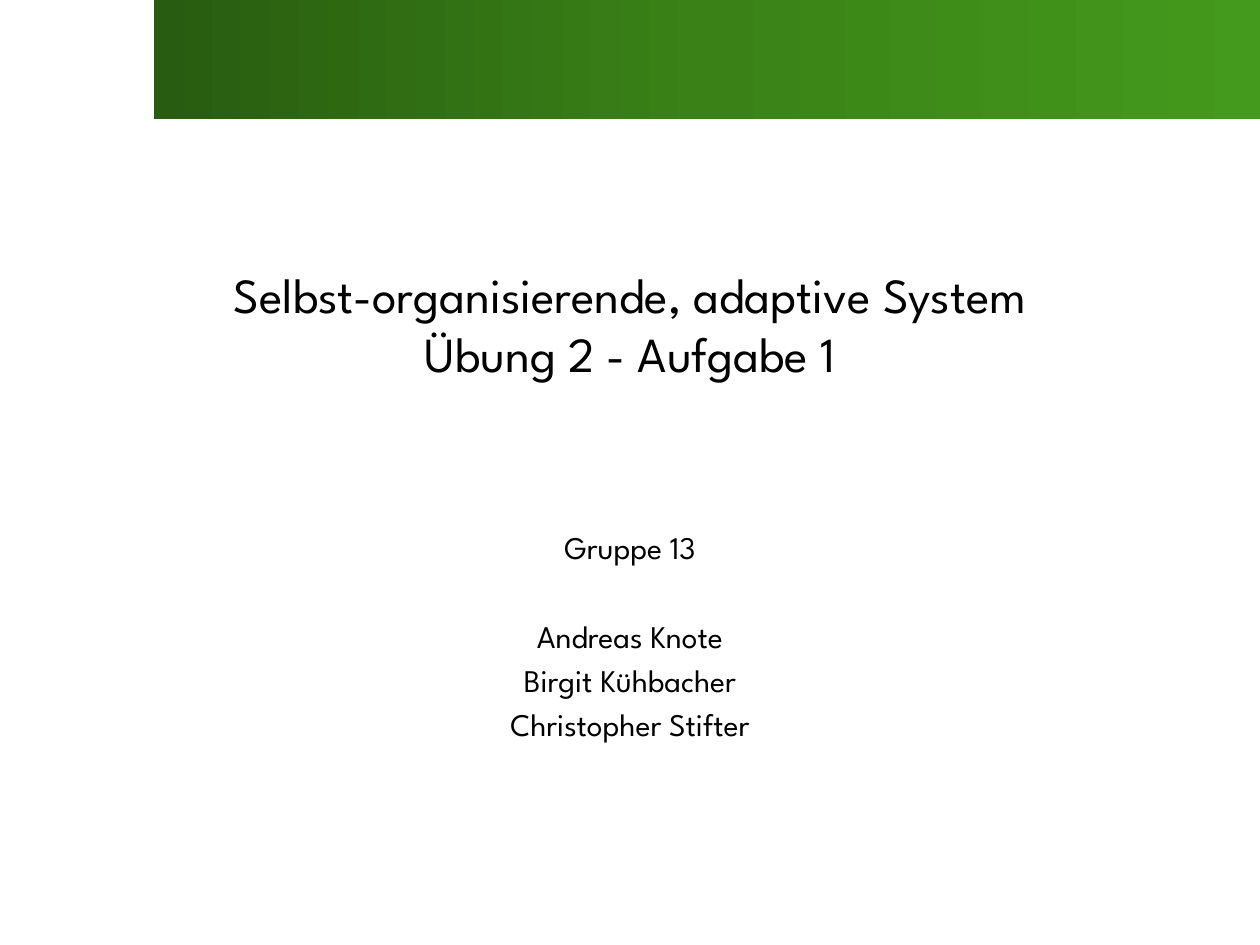
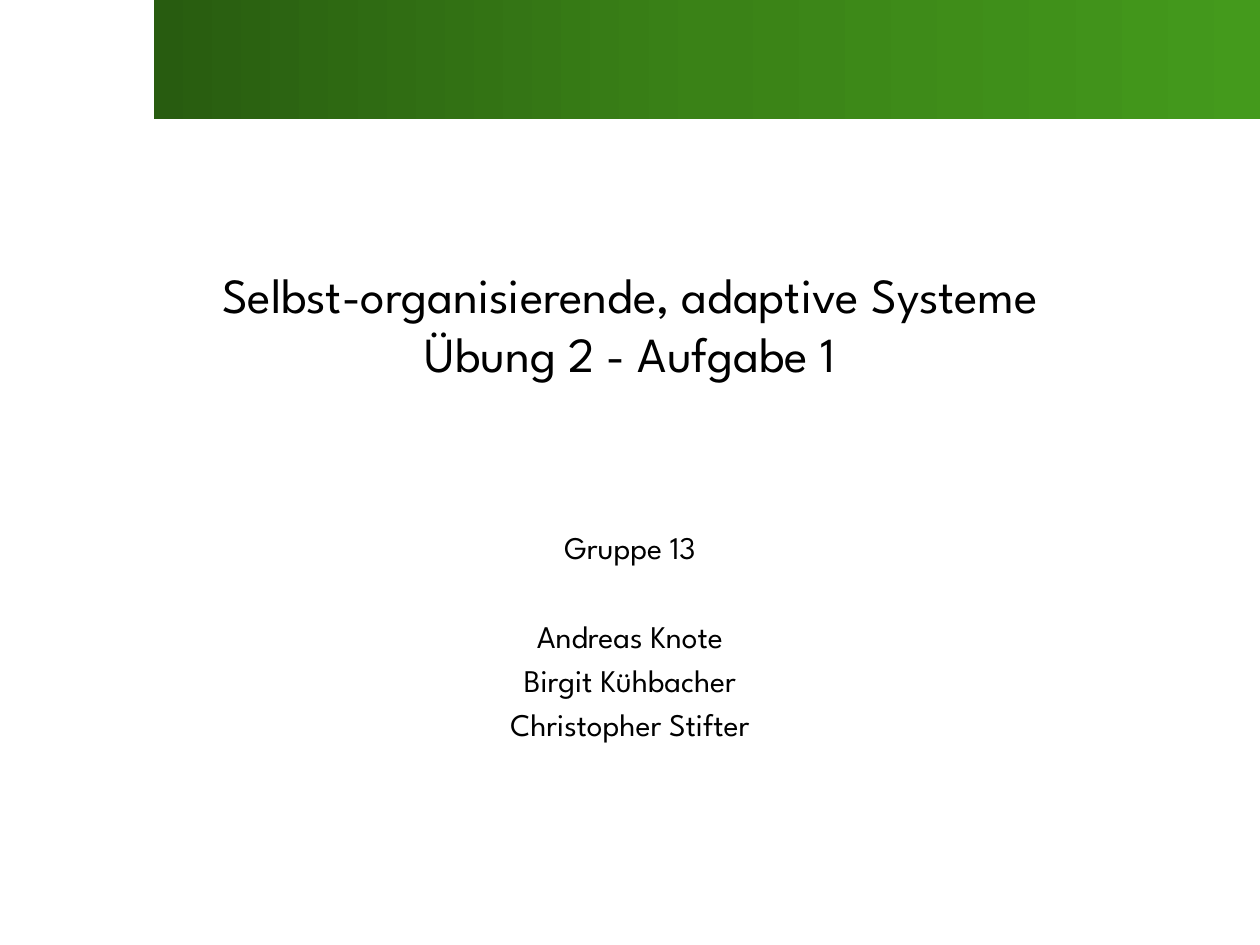
Before and after one commit to SOAS-Uni-Augsburg/ws16-17-group-13, a slide deck: slide 1 of Blatt02/Aufgabe01/Slides.pptx. Drawn at 1260x945 pixels with LibreOffice and Linux fonts; fonts in the diff are those of the drawing; background and template pictures are left out. Boxes give left, top, right and bottom in pixels: in the first picture for what was removed or moved away, otherwise in the second. Text is boxed around its words. In the diff, an @@ line names an element or a change of style, - is before the commit and + after.

```diff
--- a/Blatt02/Aufgabe01/Slides.pptx
+++ b/Blatt02/Aufgabe01/Slides.pptx
@@ title at (x1=222, y1=279, x2=1037, y2=383): text changed @@
-Selbst-organisierende, adaptive System
-Übung 2 - Aufgabe 1
+Selbst-organisierende, adaptive Systeme
+Übung 2 - Aufgabe 1
```
Also in this commit, not shown: 1 other slide changed.
